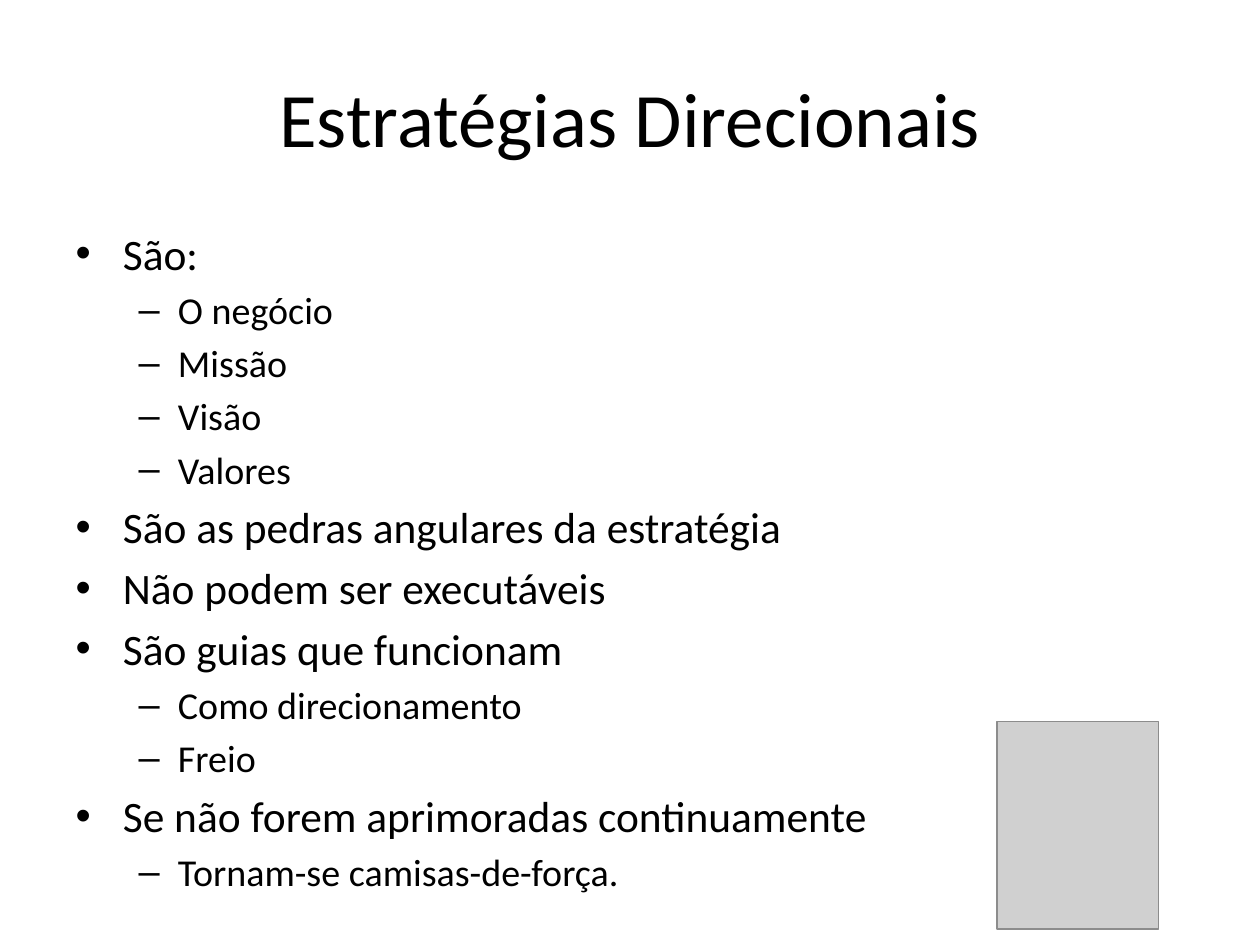
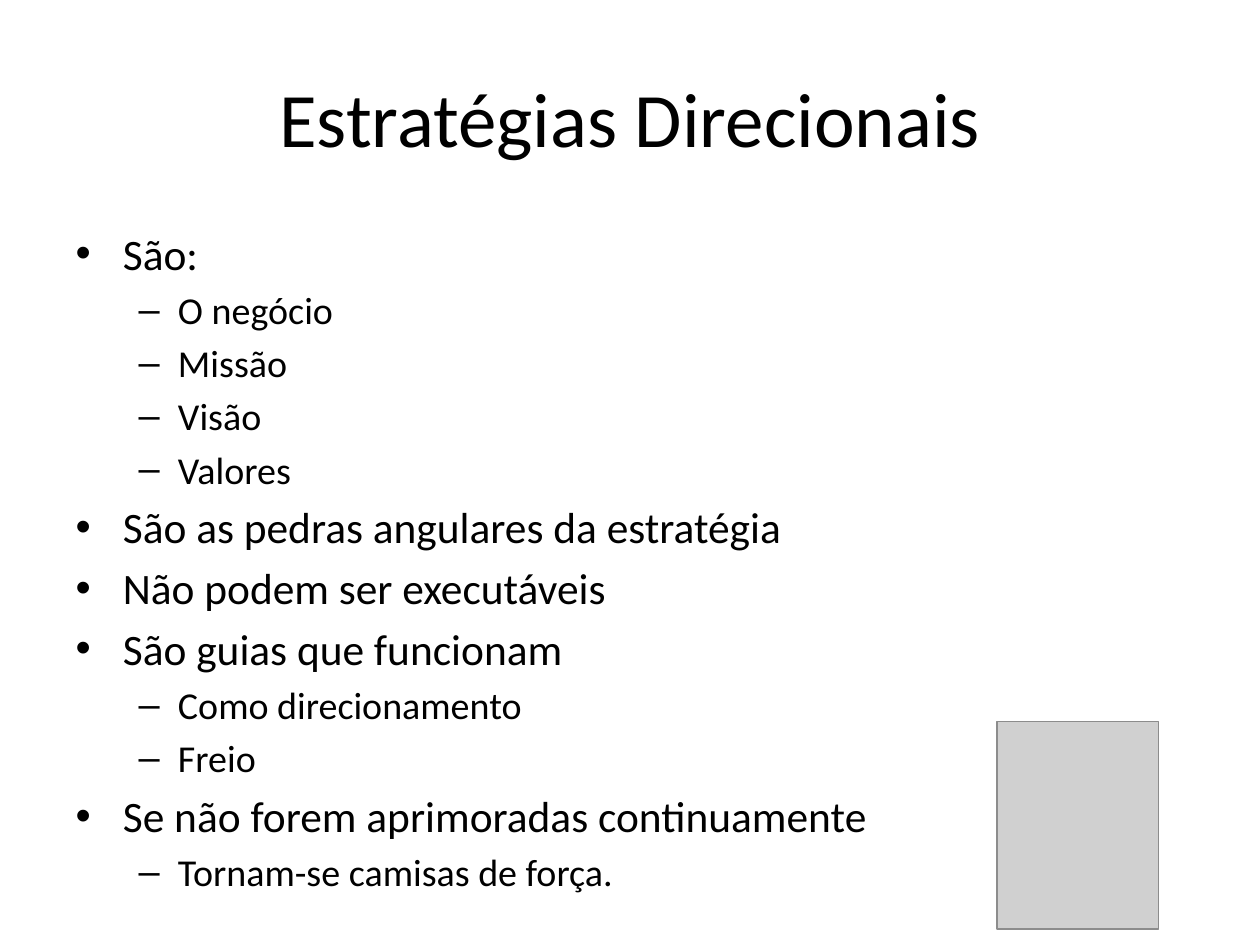
Before and after one commit to avelinoferreiragf/avelino, a slide deck: slide 31 of Gestao Estrategica TI/Estrategia Empresarial/Meu estudo.pptx. Drawn at 1260x945 pixels with LibreOffice and Linux fonts; fonts in the diff are those of the drawing; grey boxes stand for pictures. Boxes give left, top, right and bottom in pixels: in the first picture for what was removed or moved away, otherwise in the second. Text is boxed around its words. In the diff, an @@ line names an element or a change of style, - is before the commit and + after.

```diff
--- a/Gestao Estrategica TI/Estrategia Empresarial/Meu estudo.pptx
+++ b/Gestao Estrategica TI/Estrategia Empresarial/Meu estudo.pptx
@@ text at [178,859,613,893]: text changed @@
-  – Tornam-se camisas-de-força.
+  – Tornam-se camisas de força.
```
Also in this commit, not shown: 2 other slides changed, 1 other file.
